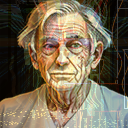
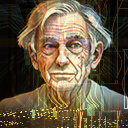
The second 128 × 128 image is a revision of the first. Changes to its layers:
"Layer 0": opacity 100% → 74%, moved it above "portrait_ai3", painted on it, masked it over 0, 0, 128, 128
"portrait_ai3": opacity 32% → 100% over 0, 0, 128, 128
